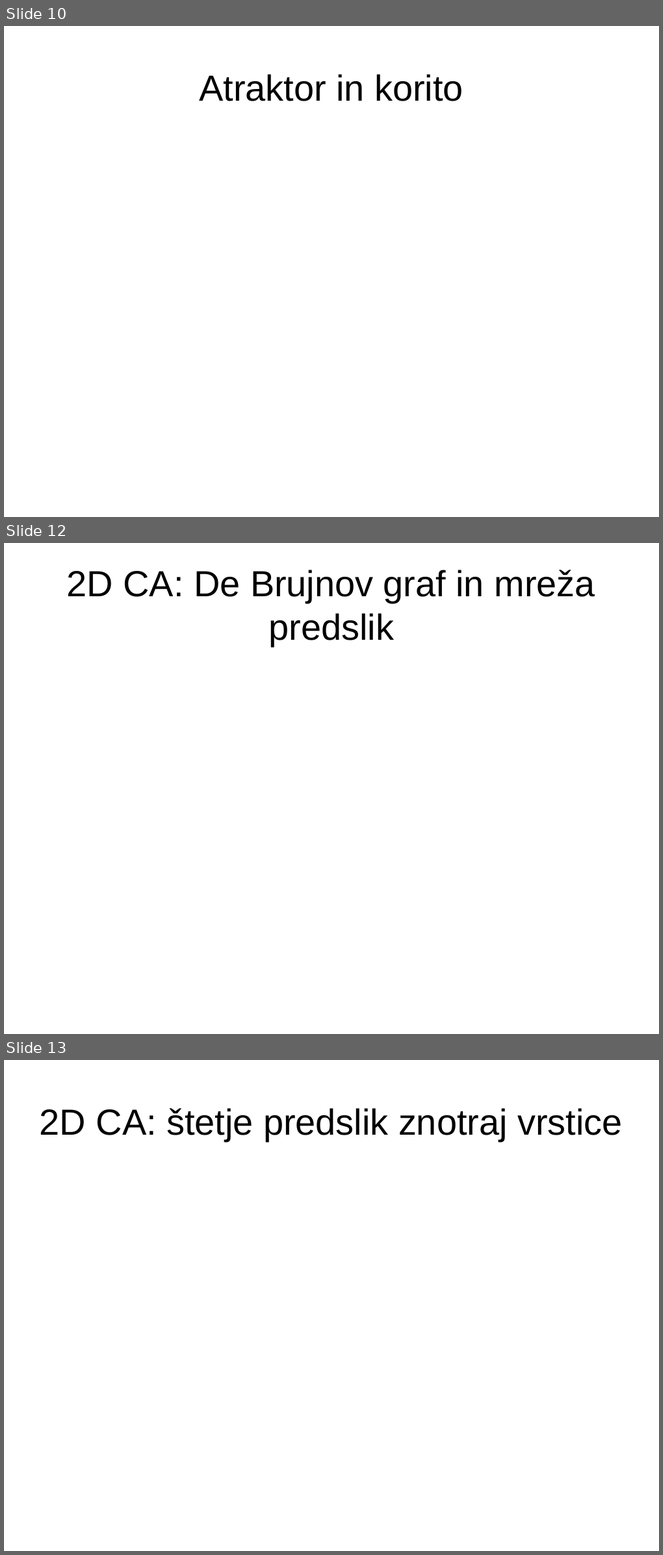
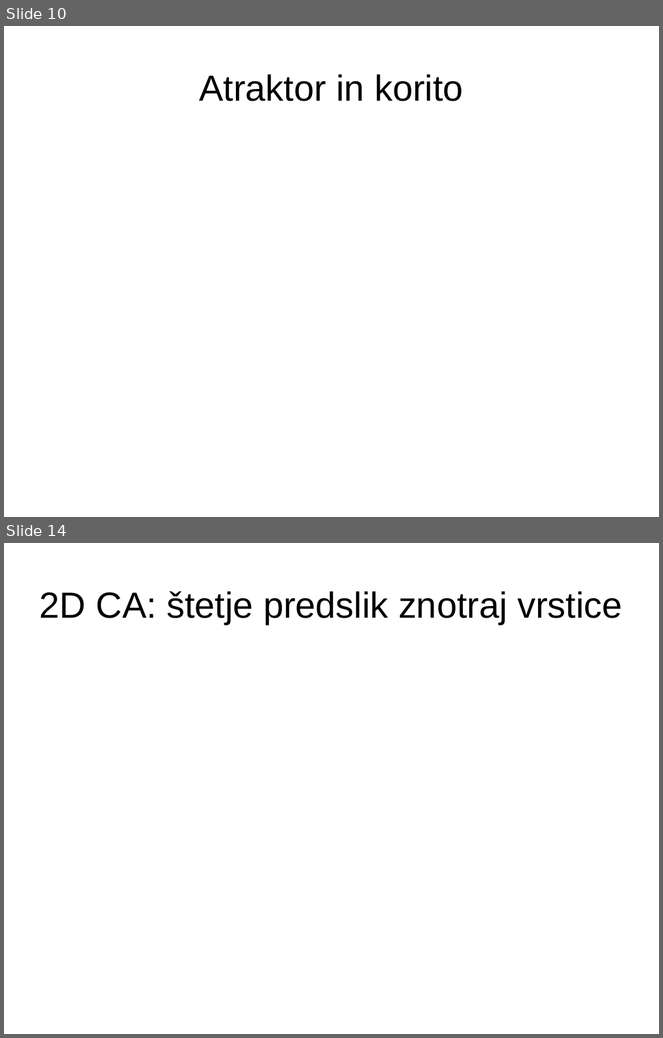
Before and after one commit to jeras/fri-latex-templates, a slide deck: predstavitev/predstavitev.odp. Shown one above the other, each under a label of ours: slides 10, 12 and 13 before the commit, slides 10 and 14 after it; the slides between them are not shown. The pictures are 663x1555 and 663x1038 pixels, drawn with LibreOffice and Linux fonts; fonts in the diff are those of the drawing. Boxes give left, top, right and bottom in pixels: in the first picture for what was removed or moved away, otherwise in the second. Text is boxed around its words. In the diff, an @@ line names an element or a change of style, - is before the commit and + after.

Commit message:
dodal 2D De Bruijnov diagram in mrećo predslik

```diff
--- a/predstavitev/predstavitev.odp
+++ b/predstavitev/predstavitev.odp
@@ slide 12 removed at <box>4,543,659,1034</box>, background #FFFFFF @@
@@ title removed at <box>67,570,595,646</box> @@
-2D CA: De Brujnov graf in mreža predslik
@@ what was slide 13 is now slide 14 @@
```
Also in this commit, not shown: 3 slides changed, 2 slides added, 3 other files.
